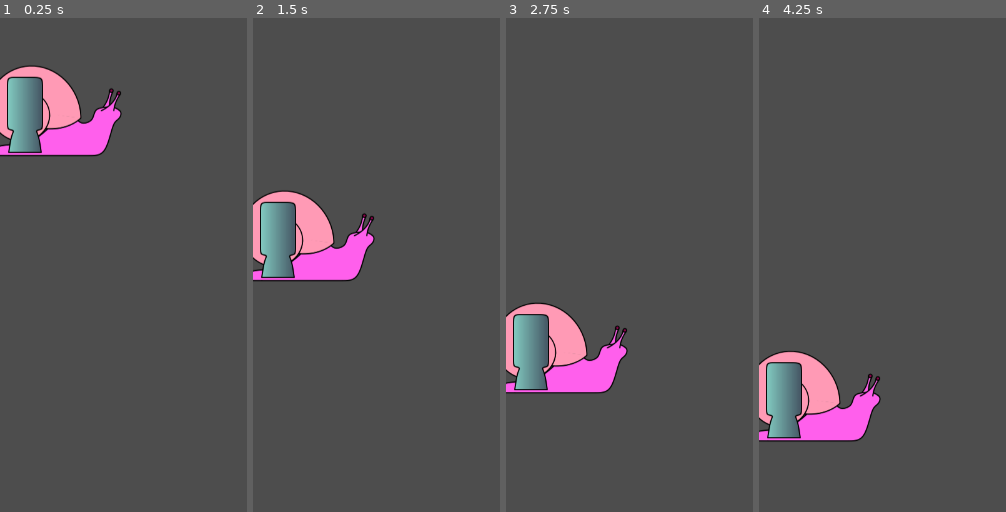
Above: before the commit, frames 1-4 (left to right).
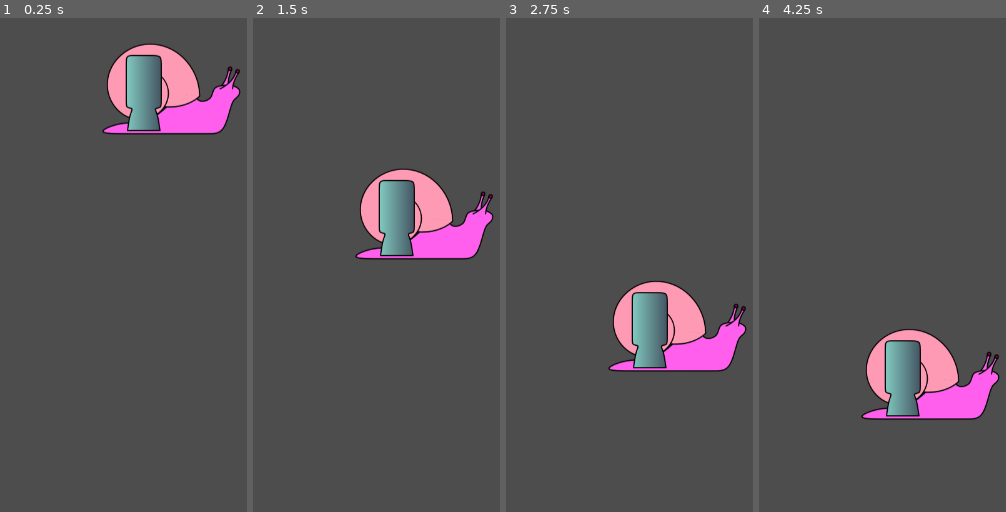
Above: after the commit, the same moments.

Repository: snail-with-tea/rocket-snail
Game: Godot game, scene res://base.tscn
Same seed, same stepped clock (60 frames per second), same inputs: the game is played once before the commit and once after it. After the commit the project has no main scene; this scene is started directly in both runs.
Inputs:
- Up to frame 1 (0.25 s): no input
- Up to frame 2 (1.5 s): tap Space (jump) at 0.77 s
- Up to frame 3 (2.75 s): tap Space (jump) at 1.52 s
- Up to frame 4 (4.25 s): tap Space (jump) at 3.02, 3.77 s

The runs differ from the first frame. In frame 1, 14% of the frame differs, in the area x 0-98%, y 5-28%; in frame 2, 14%; in frame 3, 14%, in the area x 0-98%, y 53-77%; in frame 4, 14%.
Error before the commit: Cannot call method 'instantiate' on a null value. (res://spawner.gd:10)

Commit message:
Revert "Сделал трубу"

Diff:
--- a/base.tscn
+++ b/base.tscn
@@ -1,12 +1,8 @@
-[gd_scene load_steps=3 format=3 uid="uid://cua6xiobq8px"]
+[gd_scene load_steps=2 format=3 uid="uid://cua6xiobq8px"]
 
 [ext_resource type="PackedScene" uid="uid://cy8scwa86m8br" path="res://snail.tscn" id="1_1b687"]
-[ext_resource type="PackedScene" uid="uid://d3amuatywdu6y" path="res://spawner.tscn" id="2_xu3cb"]
 
 [node name="Base" type="Node2D"]
 
 [node name="Snail" parent="." instance=ExtResource("1_1b687")]
-position = Vector2(80, 604)
-
-[node name="Spawner" parent="." instance=ExtResource("2_xu3cb")]
-position = Vector2(434, 717)
+position = Vector2(270, 569)
--- a/pipe.tscn
+++ b/pipe.tscn
@@ -8,7 +8,7 @@
 [sub_resource type="RectangleShape2D" id="RectangleShape2D_4iuu7"]
 size = Vector2(124, 68)
 
-[node name="Pipe" type="StaticBody2D" groups=["pipe"]]
+[node name="Pipe" type="StaticBody2D"]
 
 [node name="Pipe" type="Sprite2D" parent="."]
 position = Vector2(0, 509)
--- a/project.godot
+++ b/project.godot
@@ -11,7 +11,6 @@
 [application]
 
 config/name="Rocket Snail"
-run/main_scene="res://base.tscn"
 config/features=PackedStringArray("4.1", "GL Compatibility")
 config/icon="res://icon.svg"
 
--- a/spawner.gd
+++ /dev/null
@@ -1,13 +0,0 @@
-extends Node2D
-
-@export var pipe : PackedScene
-
-func _ready():
-	spawn_pipes()
-
-
-func spawn_pipes():
-	var down = pipe.instantiate()
-	if down is Node2D :
-		down.position = self.position
-	add_sibling(down)
--- a/spawner.tscn
+++ /dev/null
@@ -1,6 +0,0 @@
-[gd_scene load_steps=2 format=3 uid="uid://d3amuatywdu6y"]
-
-[ext_resource type="Script" path="res://spawner.gd" id="1_pd7gn"]
-
-[node name="Spawner" type="Node2D"]
-script = ExtResource("1_pd7gn")
